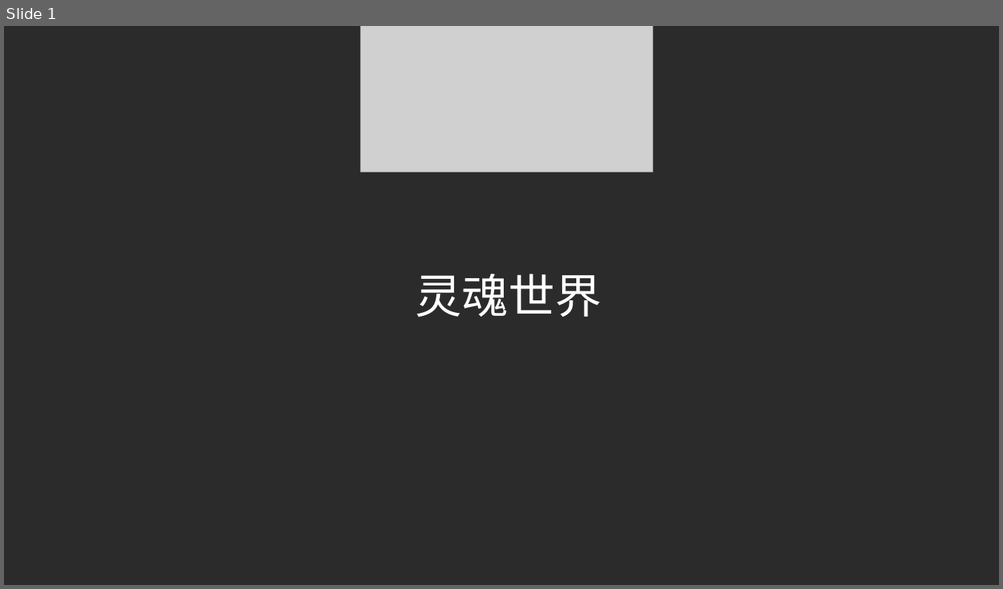
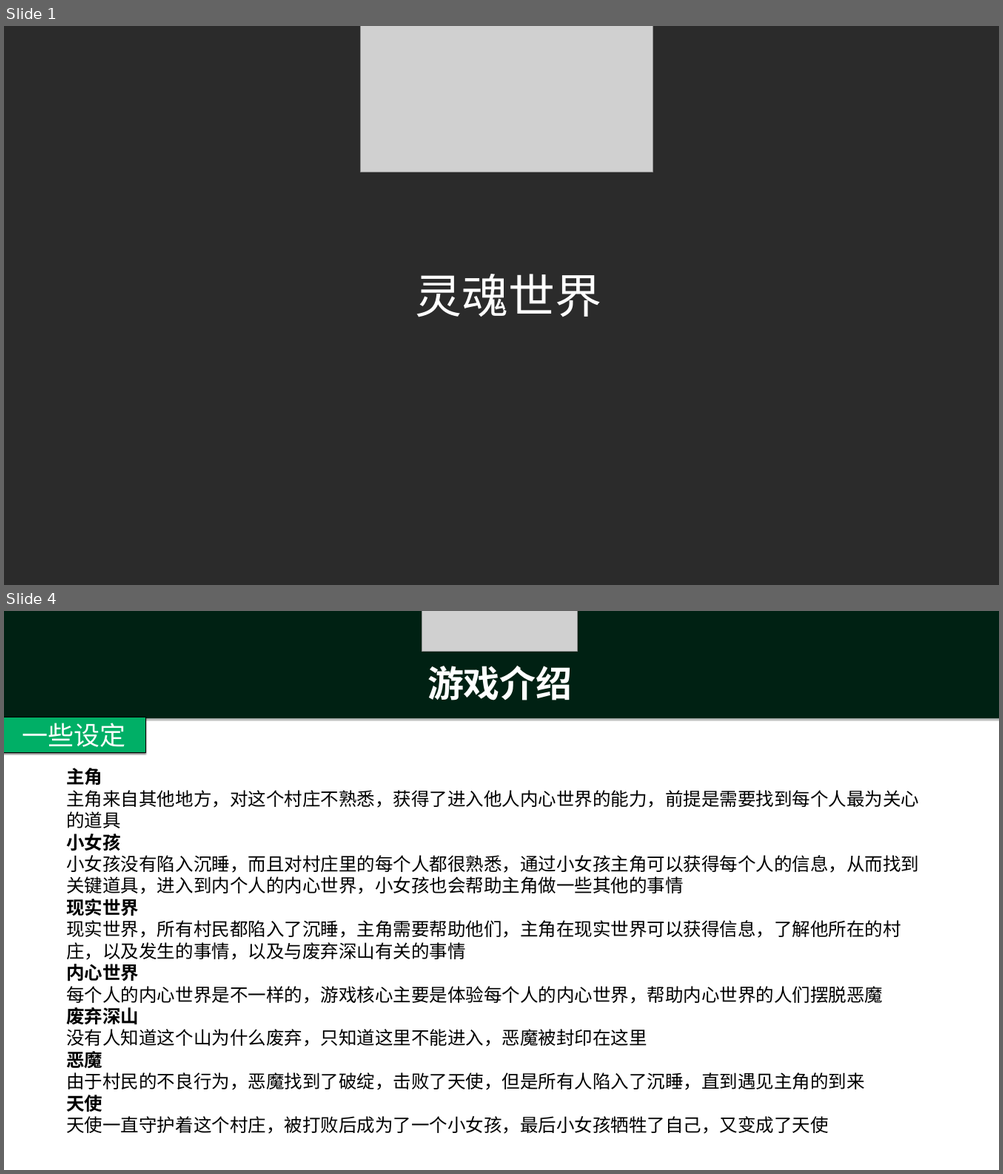
Before and after one commit to ThreePeopleGame/Death, a slide deck: Share/灵魂世界.pptx. Shown one above the other, each under a label of ours: slide 1 before the commit, slides 1 and 4 after it; the slides between them are not shown. The pictures are 1003x589 and 1003x1174 pixels, drawn with LibreOffice and Linux fonts; fonts in the diff are those of the drawing; grey boxes stand for pictures; background and template pictures are left out; a plain dark background stands for a picture behind light text. Boxes give left, top, right and bottom in pixels: in the first picture for what was removed or moved away, otherwise in the second. Text is boxed around its words. In the diff, an @@ line names an element or a change of style, - is before the commit and + after.

```diff
--- a/Share/灵魂世界.pptx
+++ b/Share/灵魂世界.pptx
@@ slide 4 added at box(4, 611, 999, 1170), background #FFFFFF @@
@@ rectangle added at box(4, 611, 999, 718), fill #00AE66 @@
@@ rectangle added at box(4, 611, 999, 718), fill #000000 at 70% opacity @@
@@ picture added at box(421, 611, 577, 651) @@
@@ text added at box(427, 666, 572, 701), 70 pt, text #FFFFFF, bold @@
+游戏介绍
@@ rectangle added at box(4, 717, 145, 752), fill #00AF66, outline #000000 1 pt, 50 pt, text #FFFFFF @@
+一些设定
@@ text added at box(66, 768, 919, 1134), 35 pt, text #000000 @@
+主角
+主角来自其他地方，对这个村庄不熟悉，获得了进入他人内心世界的能力，前提是需要找到每个人最为关心的道具
+小女孩
+小女孩没有陷入沉睡，而且对村庄里的每个人都很熟悉，通过小女孩主角可以获得每个人的信息，从而找到关键道具，进入到内个人的内心世界，小女孩也会帮助主角做一些其他的事情
+现实世界
+现实世界，所有村民都陷入了沉睡，主角需要帮助他们，主角在现实世界可以获得信息，了解他所在的村庄，以及发生的事情，以及与废弃深山有关的事情
+内心世界
+每个人的内心世界是不一样的，游戏核心主要是体验每个人的内心世界，帮助内心世界的人们摆脱恶魔
+废弃深山
+没有人知道这个山为什么废弃，只知道这里不能进入，恶魔被封印在这里
+恶魔
+由于村民的不良行为，恶魔找到了破绽，击败了天使，但是所有人陷入了沉睡，直到遇见主角的到来
+天使
+天使一直守护着这个村庄，被打败后成为了一个小女孩，最后小女孩牺牲了自己，又变成了天使
@@ text added at box(203, 804, 286, 808), 40 pt, text #FFFFFF @@
+现实世界
@@ text added at box(614, 804, 697, 808), 40 pt, text #FFFFFF @@
+内心世界
@@ text added at box(154, 859, 320, 960), 40 pt, text #FFFFFF @@
+人们陷入了沉睡，主角需要找到和这个人相关的物品，才能进入他的内心世界
@@ text added at box(578, 855, 746, 1002), 40 pt, text #FFFFFF @@
+不同的NPC内心世界不一样，可以体验NPC的内心的故事，最后找到内心深处的恶魔，击败恶魔
```
Also in this commit, not shown: 2 slides changed, 3 slides removed, 2 other files.
